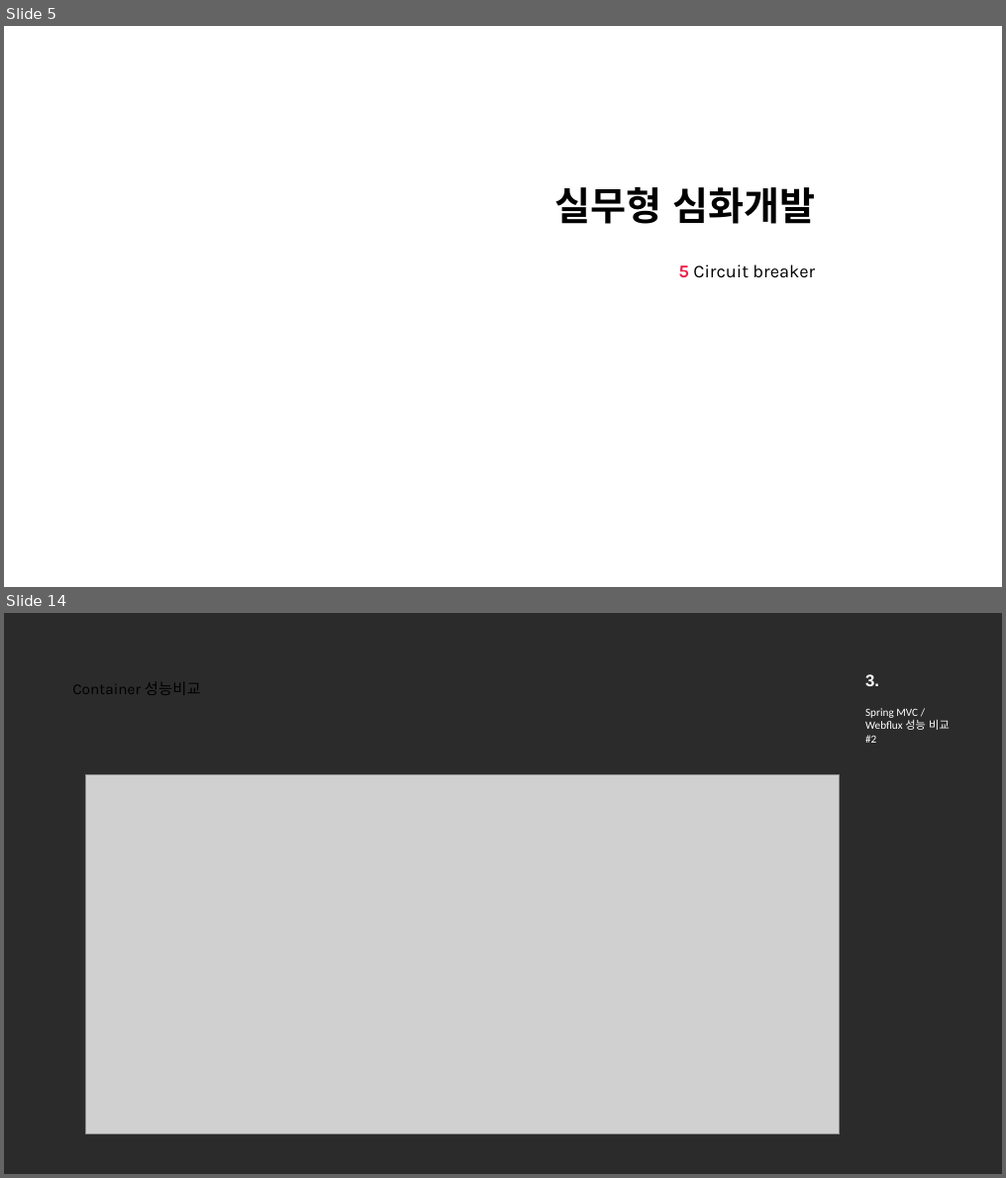
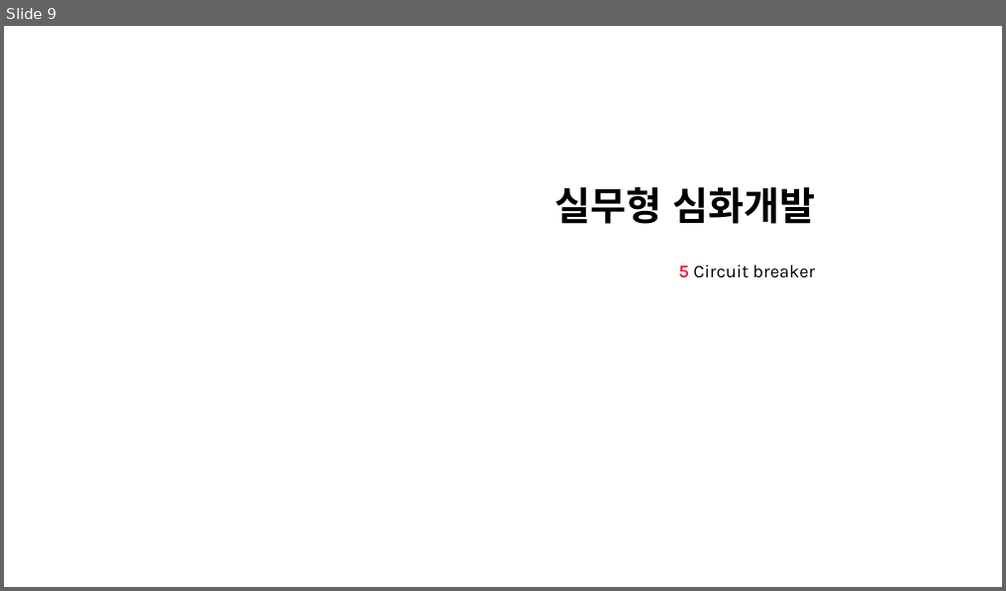
Before and after one commit to nayasis/fastcampus-hyper-webflux, a slide deck: 99.ppt/[Ch4-6. 실무형 심화개발.pptx. Shown one above the other, each under a label of ours: slides 5 and 14 before the commit, slide 9 after it; the slides between them are not shown. The pictures are 1006x1178 and 1006x591 pixels, drawn with LibreOffice and Linux fonts; fonts in the diff are those of the drawing; grey boxes stand for pictures; background and template pictures are left out; a plain dark background stands for a picture behind light text. Boxes give left, top, right and bottom in pixels: in the first picture for what was removed or moved away, otherwise in the second. Text is boxed around its words. In the diff, an @@ line names an element or a change of style, - is before the commit and + after.

```diff
--- a/99.ppt/[Ch4-6. 실무형 심화개발.pptx
+++ b/99.ppt/[Ch4-6. 실무형 심화개발.pptx
@@ slide 14 removed at <box>4,613,1002,1174</box>, background picture (left out) @@
@@ title removed at <box>72,682,201,695</box> @@
-Container 성능비교
@@ text removed at <box>865,674,879,686</box> @@
-  3.
@@ text removed at <box>865,708,949,743</box> @@
-  Spring MVC / Webflux 성능 비교 #2
@@ picture removed at <box>86,774,840,1134</box> @@
@@ what was slide 5 is now slide 9 @@
```
Also in this commit, not shown: 8 slides changed, 13 slides added, 1 other file.
